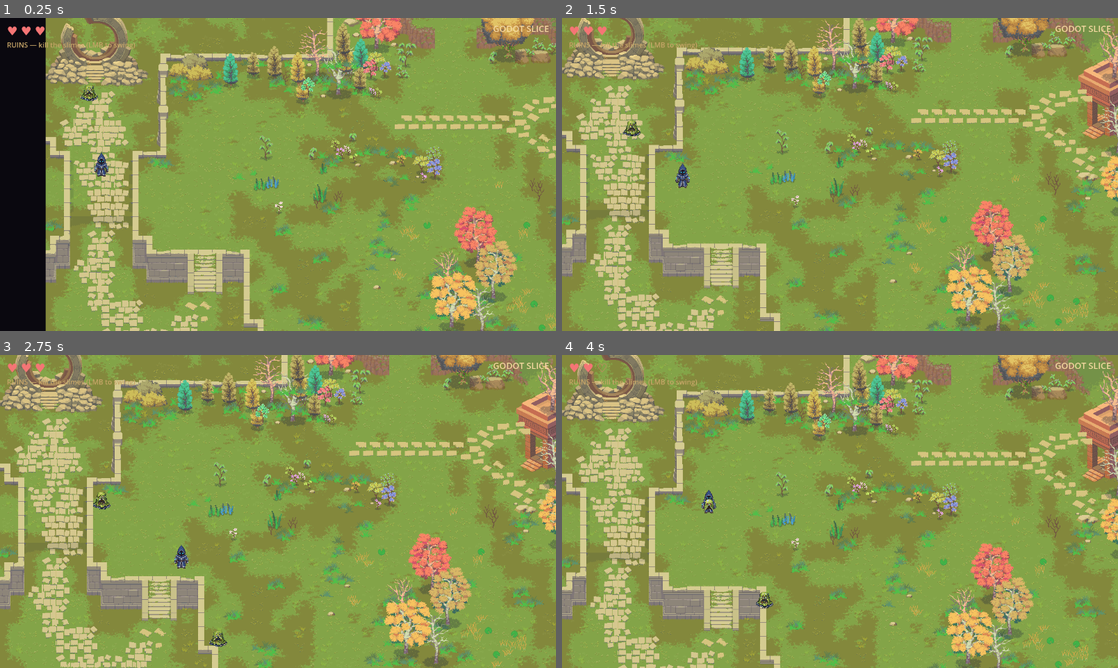
Above: before the commit, frames 1-4 (two rows, left to right).
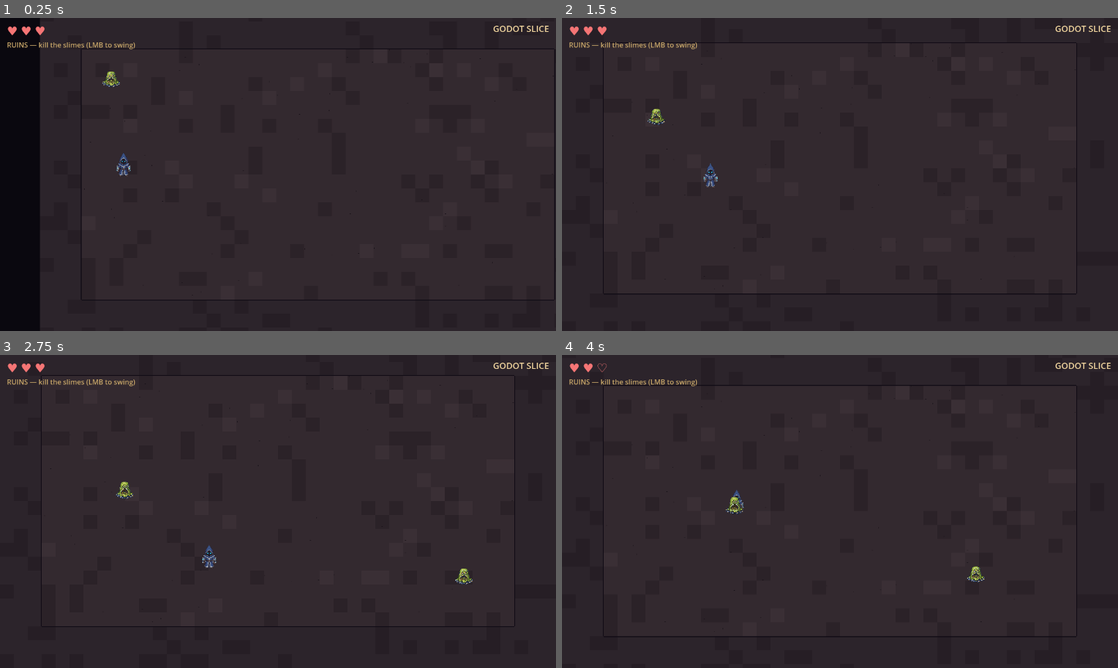
Above: after the commit, the same moments.

Repository: alitaghva1/ethera
Game: Godot game, scene res://scenes/main.tscn
Two runs of this game, one before a commit and one after it. Both use one fixed random seed, a clock stepped at 60 frames per second and the inputs below.
Inputs (mouse positions are in pixels of both pictures, inside the frame that each line leads up to):
- Up to frame 1 (0.25 s): no input
- Up to frame 2 (1.5 s): tap Enter at 0.5 s; move the mouse to (962, 158) at 0.52 s; press the mouse at (962, 158) at 0.53 s; hold D (move_right) 0.53-1.28 s; move the mouse to (728, 190) at 1.27 s; release the mouse at (728, 190) at 1.28 s; hold S (move_down) from 1.28 s (still down); tap R at 1.35 s
- Up to frame 3 (2.75 s): move the mouse to (333, 442) at 2.02 s; release S (move_down) at 2.03 s; press the mouse at (333, 442) at 2.03 s; hold D (move_right) from 2.03 s (still down)
- Up to frame 4 (4 s): move the mouse to (812, 574) at 2.77 s; release D (move_right) at 2.78 s; release the mouse at (812, 574) at 2.78 s; hold W (move_up) 2.78-3.53 s; tap R at 2.85 s; click (812, 574) at 2.92 s; move the mouse to (1006, 558) at 3.52 s; press the mouse at (1006, 558) at 3.53 s; hold A (move_left) from 3.53 s (still down)

The runs differ from the first frame. In frame 1, 92% of the frame differs, in the area x 7-100%, y 0-100%; in frame 2, 100%; in frame 3, 100%; in frame 4, 100%, in the area x 0-100%, y 0-100%.

Commit message:
feat(godot): swap ERW Ancient Ruins backdrop for procedural dungeon
The slice now ports the pre-ERW-pack version of slime-depths instead of
the Ancient Ruins zone — per playtest feedback, the user wanted to feel
out Godot on the gameplay layer they actually like, not the asset-pack
era.

Visual change:
  • Removed ERW Ancient Ruins composite (1280×768 baked from TMX)
  • Added procedural_dungeon.png — baked from the vault biome palette
    in src/room.js (floorBase #33292f, floorLit #3a2f35, floorDark
    #2b2228, wallBody #2c242b, wallTop #594a55). Mirrors drawFloorTile's
    hash(tx,ty)-driven 12%/5% noise rule on a 40×24 tile grid, plus an
    occasional 3-pixel "crack" decal at 8% density. 3-tile wall border
    on all four sides with rim shadow + top-edge highlight catch.
  • Asset generator: scripts/extract-godot-procedural-floor.js,
    re-runnable. Easy to swap to abyss/inferno palettes later.

Wiring change:
  • Main scene background → procedural_dungeon.png
  • Collision walls moved to inner border edge (x=96 / x=1184 /
    y=96 / y=672) so they line up with the painted wall edge.
  • Hero spawn moved from (128, 384) → (192, 384) — inside the
    playable area, away from the west wall.
  • Six spawn points re-picked at tile coords (5,5)/(34,5)/(5,18)/
    (34,18)/(20,5)/(20,18), all inside the 3-tile border.

What stays the same:
  • Hero (PixelLab cloaked mage), Slime enemies, WASD + LMB combat,
    HP=3, camera with map-bounds clamp, restart on death.

What this isn't:
  • Still doesn't have relics, hamlet, fusions, themes, ascension,
    boss intro, waves, or the full procedural room system from the
    JS game. Same slice, different visual identity.

To evaluate:
  Open slime-depths-godot/project.godot in Godot 4 (any of 4.3-4.6).
  Press F5. Compare against the slime-depths/ JS version's vault-
  biome combat rooms — does the engine feel meaningfully better on
  that layer?

Co-Authored-By: Claude Opus 4.7 (1M context) <noreply@anthropic.com>

Diff:
--- a/slime-depths-godot/project.godot
+++ b/slime-depths-godot/project.godot
@@ -1,17 +1,23 @@
-; Godot 4 project — Slime Depths vertical slice
+; Engine configuration file.
+; It's best edited using the editor UI and not directly,
+; since the parameters that go here are not all obvious.
 ;
-; Engine configuration. Most settings are managed via the editor UI;
-; the file format is line-oriented INI. Godot rewrites this file on
-; first open + first save, normalizing any minor formatting quirks.
+; Format:
+;   [section] ; section goes between []
+;   param=value ; assign values to parameters
 
 config_version=5
+
+[animation]
+
+compatibility/default_parent_skeleton_in_mesh_instance_3d=true
 
 [application]
 
 config/name="Slime Depths (Godot slice)"
 config/description="Vertical-slice port — test engine fit before committing to a full port. Original game lives at ../slime-depths/."
 run/main_scene="res://scenes/main.tscn"
-config/features=PackedStringArray("4.3", "GL Compatibility")
+config/features=PackedStringArray("4.6", "GL Compatibility")
 config/icon="res://icon.svg"
 
 [autoload]
@@ -20,14 +26,11 @@
 
 [display]
 
-; 1280x720 design canvas, matches slime-depths. "viewport" stretch + "keep"
-; aspect = pixel-perfect scale + letterbox on non-16:9 windows.
 window/size/viewport_width=1280
 window/size/viewport_height=720
 window/size/window_width_override=1280
 window/size/window_height_override=720
 window/stretch/mode="viewport"
-window/stretch/aspect="keep"
 
 [layer_names]
 
@@ -38,8 +41,6 @@
 
 [rendering]
 
-; Pixel-art: nearest-neighbor sampling. 0 = nearest, 1 = linear.
-; Without this PixelLab sprites look blurry at scale.
 textures/canvas_textures/default_texture_filter=0
 renderer/rendering_method="gl_compatibility"
 renderer/rendering_method.mobile="gl_compatibility"
--- a/slime-depths-godot/scenes/main.tscn
+++ b/slime-depths-godot/scenes/main.tscn
@@ -1,17 +1,15 @@
 [gd_scene load_steps=6 format=3 uid="uid://b3main123456"]
 
 [ext_resource type="Script" path="res://scripts/main.gd" id="1_main"]
-[ext_resource type="Texture2D" path="res://assets/rooms/ancient_ruins.png" id="2_room"]
+[ext_resource type="Texture2D" path="res://assets/rooms/procedural_dungeon.png" id="2_room"]
 [ext_resource type="PackedScene" path="res://scenes/hero.tscn" id="3_hero"]
 
-; Four boundary walls — quick-and-dirty "you can't walk off the map".
-; Per-tile collision from the bake's collisionGrid is a follow-up;
-; for the slice the perimeter is enough to feel out engine fit.
-;
-; Map = 1280 × 768 world units (the baked composite size). Walls sit
-; just outside that rectangle, 40 units thick.
-[sub_resource type="RectangleShape2D" id="wall_v"] size = Vector2(40, 848)
-[sub_resource type="RectangleShape2D" id="wall_h"] size = Vector2(1360, 40)
+; Four boundary walls inside the procedural-dungeon's 3-tile wall
+; border (3 × 32 = 96 px). Playable area is (96, 96)..(1184, 672).
+; Walls 40 units thick, centered ON the border line so collision lines
+; up visually with the painted wall edge.
+[sub_resource type="RectangleShape2D" id="wall_v"] size = Vector2(40, 768)
+[sub_resource type="RectangleShape2D" id="wall_h"] size = Vector2(1280, 40)
 
 [node name="Main" type="Node2D"]
 script = ExtResource("1_main")
@@ -25,23 +23,23 @@
 collision_mask = 0
 
 [node name="WallLeft" type="CollisionShape2D" parent="Walls"]
-position = Vector2(-20, 576)
+position = Vector2(96, 384)
 shape = SubResource("wall_v")
 
 [node name="WallRight" type="CollisionShape2D" parent="Walls"]
-position = Vector2(1300, 576)
+position = Vector2(1184, 384)
 shape = SubResource("wall_v")
 
 [node name="WallTop" type="CollisionShape2D" parent="Walls"]
-position = Vector2(640, -20)
+position = Vector2(640, 96)
 shape = SubResource("wall_h")
 
 [node name="WallBottom" type="CollisionShape2D" parent="Walls"]
-position = Vector2(640, 788)
+position = Vector2(640, 672)
 shape = SubResource("wall_h")
 
 [node name="Hero" parent="." instance=ExtResource("3_hero")]
-position = Vector2(128, 384)
+position = Vector2(192, 384)
 
 [node name="Camera2D" type="Camera2D" parent="Hero"]
 limit_left = 0
--- a/slime-depths-godot/scripts/main.gd
+++ b/slime-depths-godot/scripts/main.gd
@@ -9,15 +9,16 @@
 const MAP_WIDTH   := 1280       # 40 tiles × 32 px
 const MAP_HEIGHT  := 768        # 24 tiles × 32 px
 
-# Spawn points (tile-coord, matches slime-depths/src/zoneEncounters.js
-# ruins.spawnPoints, multiplied by 32 for world px in this slice).
+# Spawn points (tile-coord). The procedural dungeon has a 3-tile wall
+# border, so all spawns sit at row/col 4..19 vertically / 4..36 horiz.
+# Six entry points spread around the playable area.
 const SPAWN_POINTS: Array[Vector2] = [
-	Vector2( 3 * TILE,  6 * TILE),  # NW
-	Vector2(36 * TILE,  5 * TILE),  # NE
-	Vector2( 4 * TILE, 20 * TILE),  # SW
-	Vector2(16 * TILE, 23 * TILE),  # S-mid-west
-	Vector2(16 * TILE,  2 * TILE),  # N  (was y=0, nudged 2 tiles inside the map)
-	Vector2(18 * TILE, 23 * TILE),  # S
+	Vector2( 5 * TILE,  5 * TILE),  # NW
+	Vector2(34 * TILE,  5 * TILE),  # NE
+	Vector2( 5 * TILE, 18 * TILE),  # SW
+	Vector2(34 * TILE, 18 * TILE),  # SE
+	Vector2(20 * TILE,  5 * TILE),  # N midline
+	Vector2(20 * TILE, 18 * TILE),  # S midline
 ]
 
 @onready var hero: Hero = $Hero
Binary file removed: slime-depths-godot/assets/rooms/ancient_ruins.png
Binary file added: slime-depths-godot/assets/rooms/procedural_dungeon.png
Not shown, added: slime-depths-godot/scripts/hero.gd.uid
Not shown, added: slime-depths-godot/scripts/input_setup.gd.uid
Not shown, added: slime-depths-godot/scripts/main.gd.uid
Not shown, added: slime-depths-godot/scripts/slime.gd.uid
Not shown, changed: slime-depths-godot/README.md
Not shown, added: slime-depths/scripts/extract-godot-procedural-floor.js
